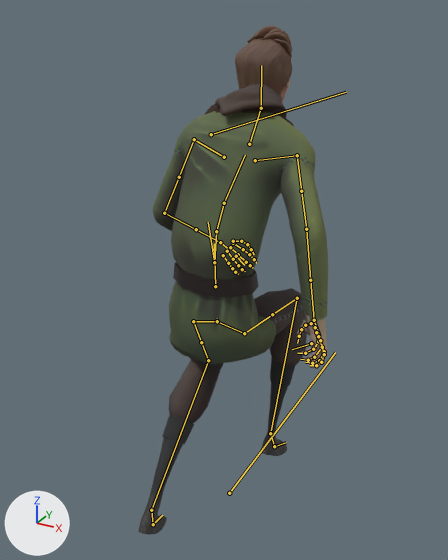
The FBX model Victor/Character Animation/ThirdPerson/Exports/anim_PlayCh_CrouchWalk_L.fbx, before and after one commit.
One viewpoint serves both versions: a 50 mm camera at (0.798, -1.492, 1.554) aimed at (-0.025, 0.004, 0.806). Every picture has the same lights, and +X, +Y and +Z are marked at lower left. Both versions are drawn at frame 15 of the action 'Scene'; the numbers are the values there. The bones that bend it are drawn over the model as lines.

Objects in the first picture: 'mc_body.001', 'mc_clothing.003', 'mc_clothing.004'.
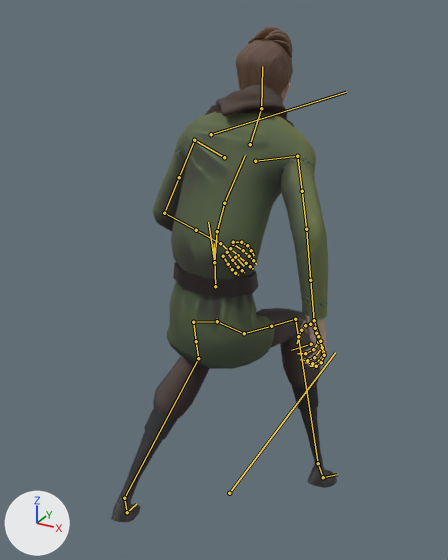
Pixel boxes [x1, y1, x2, y2] of what changed, in the pictures (448 x 560 px):
'mc_clothing.003', posed: before [152, 84, 328, 364]; after [153, 85, 328, 369]
'mc_clothing.004', posed: before [138, 288, 307, 535]; after [111, 308, 337, 522]
'mc_body.001', posed: before [235, 26, 327, 368]; after [236, 27, 327, 368]
bone 'DEF_thigh.L.001', root to tip: before (193, 321) to (201, 342); after (193, 322) to (196, 341)
bone 'DEF_Shin.L.001', root to tip: before (208, 360) to (151, 510); after (198, 358) to (124, 498)
bone 'DEF_foot.L.001', root to tip: before (151, 510) to (153, 524); after (124, 498) to (127, 512)
bone 'DEF_thigh.R.001', root to tip: before (244, 333) to (272, 314); after (244, 333) to (271, 326)
bone 'DEF_Shin.R.001', root to tip: before (297, 298) to (270, 433); after (295, 319) to (318, 463)
bone 'DEF_foot.R.001', root to tip: before (270, 433) to (274, 446); after (318, 463) to (323, 477)

What changed in the scene script:
```text
Change bone_def_thigh_l_001:
    where bone_def_thigh_l_001 = bpy.data.objects['char_rig'].pose.bones['DEF_thigh.L.001']  # child of 'DEF_Hips.L.001'
    bone_def_thigh_l_001.rotation_quaternion: (0.949, -0.283, 0.11, -0.088) -> (0.939, -0.267, 0.149, -0.157)  # degrees (-34, 9, -13) -> degrees (-34, 11, -22)
Change bone_def_shin_l_001:
    where bone_def_shin_l_001 = bpy.data.objects['char_rig'].pose.bones['DEF_Shin.L.001']  # child of 'DEF_thigh.L.004'
    bone_def_shin_l_001.rotation_quaternion: (0.789, 0.595, 0.0, 0.154) -> (0.809, 0.57, 0.0, 0.147)  # degrees (73, -11, 14) -> degrees (69, -10, 14)
Change bone_def_foot_l_001:
    where bone_def_foot_l_001 = bpy.data.objects['char_rig'].pose.bones['DEF_foot.L.001']  # child of 'DEF_Shin.L.001'
    bone_def_foot_l_001.rotation_quaternion: (0.99, 0.009, -0.104, -0.095) -> (0.99, 0.029, -0.139, -0.02)  # degrees (2, -12, -11) -> degrees (4, -16, -3)
Change bone_def_thigh_r_001:
    where bone_def_thigh_r_001 = bpy.data.objects['char_rig'].pose.bones['DEF_thigh.R.001']  # child of 'DEF_Hips.R.001'
    bone_def_thigh_r_001.rotation_quaternion: (0.727, -0.68, -0.014, 0.091) -> (0.785, -0.571, -0.155, 0.185)  # degrees (-86, 6, 9) -> degrees (-72, -2, 28)
Change bone_def_shin_r_001:
    where bone_def_shin_r_001 = bpy.data.objects['char_rig'].pose.bones['DEF_Shin.R.001']  # child of 'DEF_thigh.R.004'
    bone_def_shin_r_001.rotation_quaternion: (0.702, 0.69, 0.0, -0.178) -> (0.795, 0.587, 0.0, -0.152)  # degrees (87, 14, -15) -> degrees (72, 10, -14)
Change bone_def_foot_r_001:
    where bone_def_foot_r_001 = bpy.data.objects['char_rig'].pose.bones['DEF_foot.R.001']  # child of 'DEF_Shin.R.001'
    bone_def_foot_r_001.rotation_quaternion: (0.947, 0.254, 0.119, 0.157) -> (0.907, 0.263, 0.313, 0.096)  # degrees (32, 8, 21) -> degrees (39, 31, 23)
```
